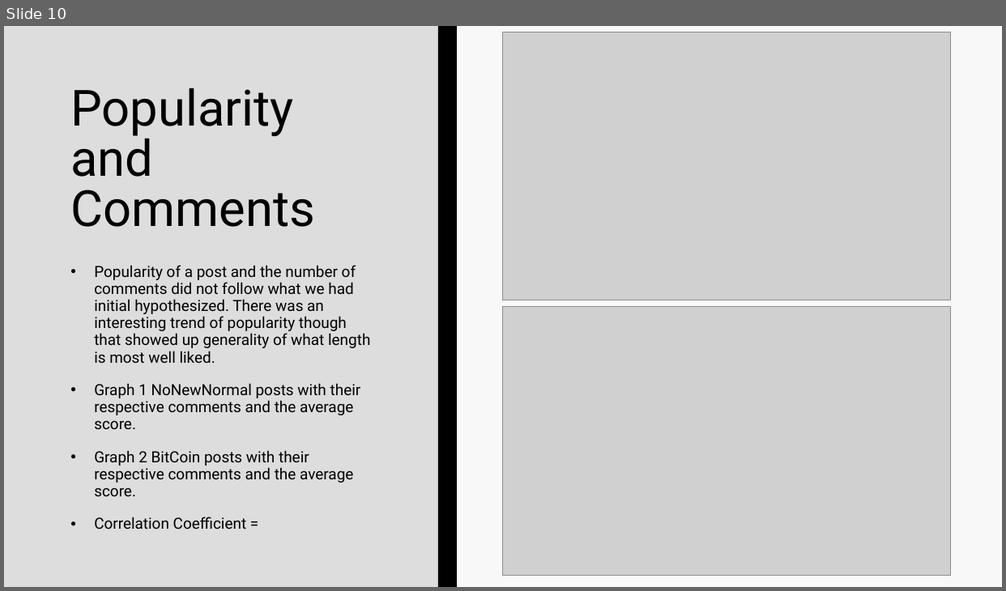
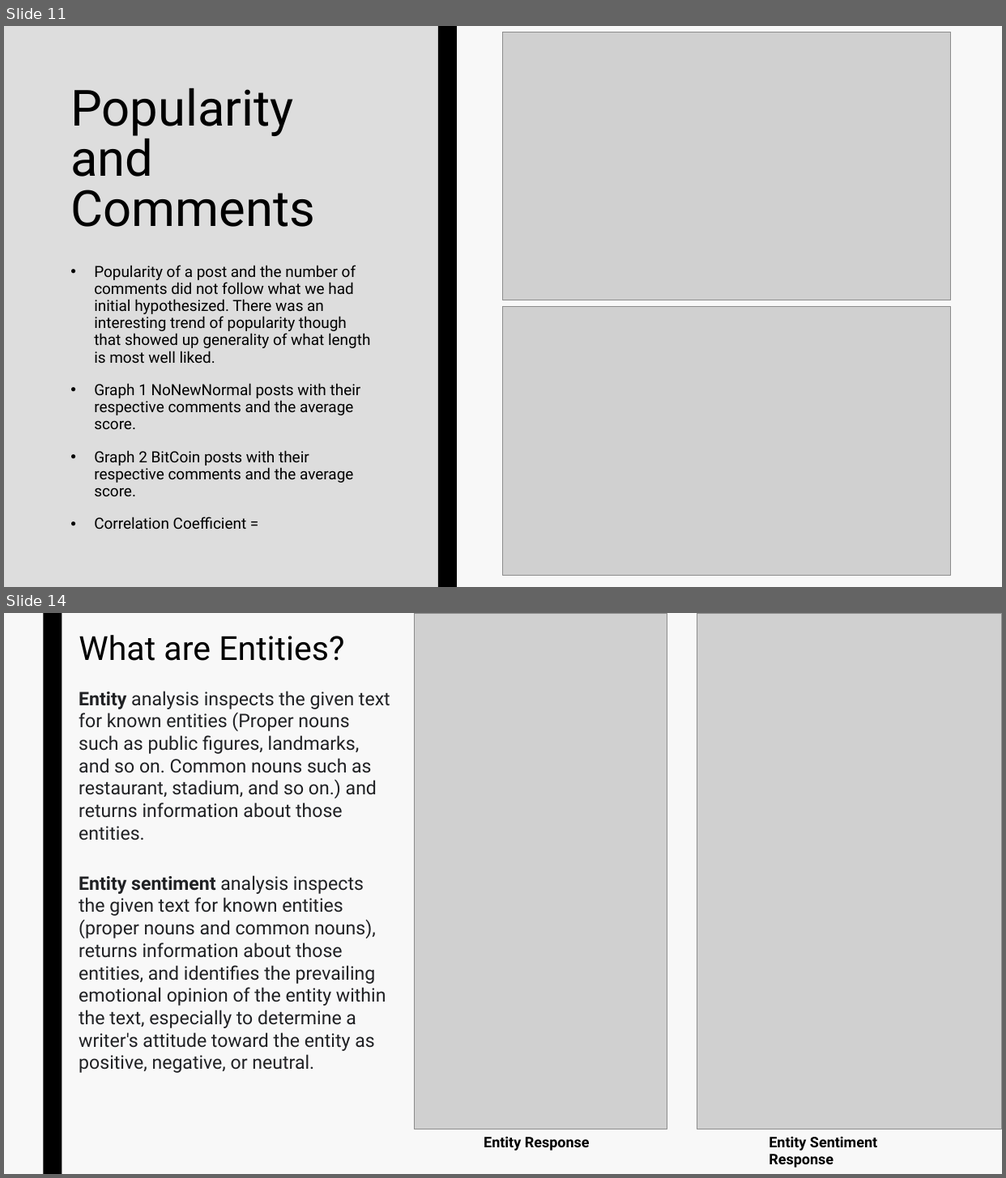
Before and after one commit to EvaTarr/CMPT412Project, a slide deck: presentation.pptx. Shown one above the other, each under a label of ours: slide 10 before the commit, slides 11 and 14 after it; the slides between them are not shown. The pictures are 1006x591 and 1006x1178 pixels, drawn with LibreOffice and Linux fonts; fonts in the diff are those of the drawing; grey boxes stand for pictures. Boxes give left, top, right and bottom in pixels: in the first picture for what was removed or moved away, otherwise in the second. Text is boxed around its words. In the diff, an @@ line names an element or a change of style, - is before the commit and + after.

```diff
--- a/presentation.pptx
+++ b/presentation.pptx
@@ slide 14 added at (4,613,1002,1174), background #F8F8F8 @@
@@ rectangle added at (43,613,62,1174), fill #000000 @@
@@ title added at (79,635,344,661), 32 pt, text #000000 @@
+What are Entities?
@@ picture added at (414,613,667,1130) @@
@@ picture added at (697,614,1002,1130) @@
@@ text added at (79,691,390,841), 18 pt, text #202124 @@
+Entity analysis inspects the given text for known entities (Proper nouns such as public figures, landmarks, and so on. Common nouns such as restaurant, stadium, and so on.) and returns information about those entities.
@@ text added at (79,875,386,1073), 18 pt, text #202124 @@
+Entity sentiment analysis inspects the given text for known entities (proper nouns and common nouns), returns information about those entities, and identifies the prevailing emotional opinion of the entity within the text, especially to determine a writer's attitude toward the entity as positive, negative, or neutral.
@@ text added at (484,1136,590,1151), 14 pt, text #000000, bold @@
+Entity Response
@@ text added at (769,1136,877,1168), 14 pt, text #000000, bold @@
+Entity Sentiment Response
@@ what was slide 10 is now slide 11 @@
```
Also in this commit, not shown: 6 slides changed, 16 other slides added, 1 slide removed.
